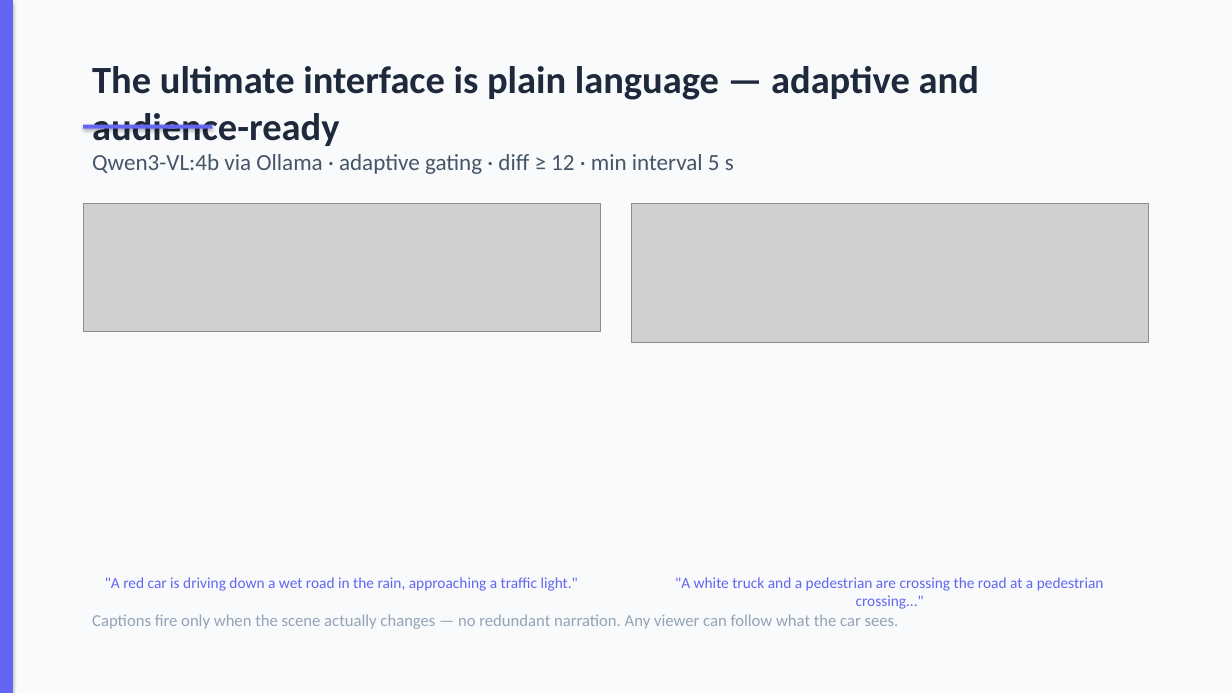
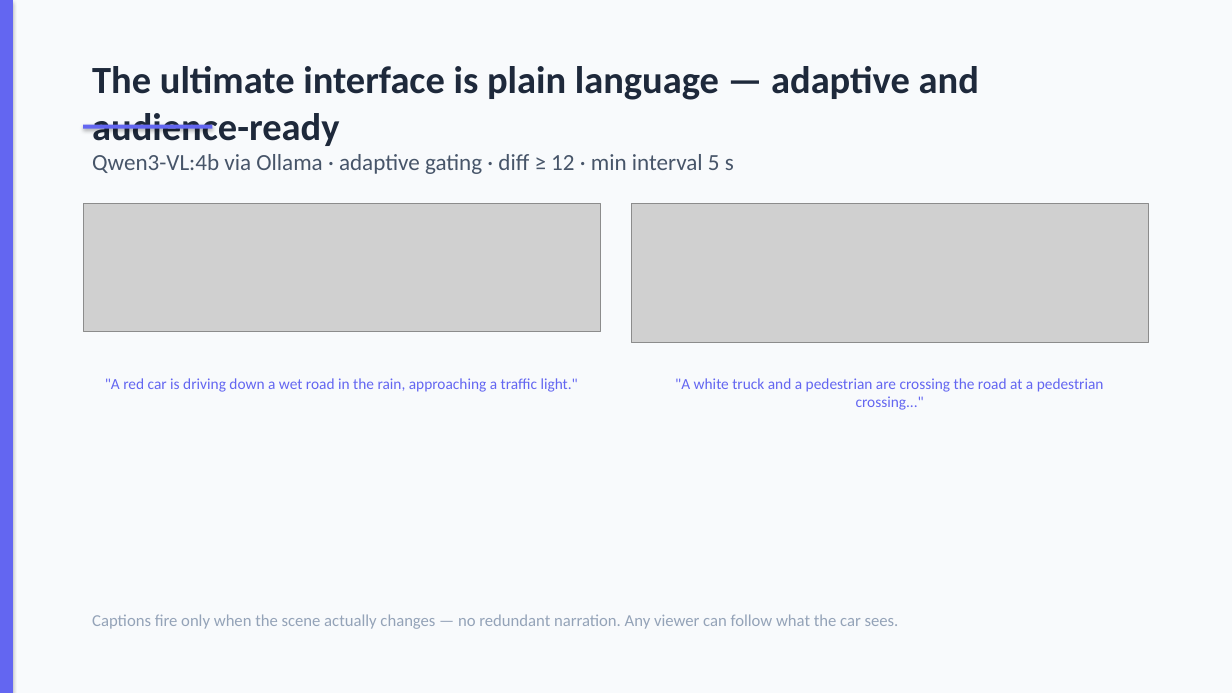
Before and after one commit to dydy2010/computer_vision_hslu_2026, a slide deck: slide 12 of Computer_Vision_Presentation.pptx. Drawn at 1232x693 pixels with LibreOffice and Linux fonts; fonts in the diff are those of the drawing; grey boxes stand for pictures. Boxes give left, top, right and bottom in pixels: in the first picture for what was removed or moved away, otherwise in the second. Text is boxed around its words. In the diff, an @@ line names an element or a change of style, - is before the commit and + after.

```diff
--- a/Computer_Vision_Presentation.pptx
+++ b/Computer_Vision_Presentation.pptx
@@ text ""A red car is driving ...": place and size @@
-text ""A red car is driving ..." at box(105, 577, 578, 591)
+text ""A red car is driving ..." at box(105, 378, 578, 392)
@@ text ""A white truck and a ...": place and size @@
-text ""A white truck and a ..." at box(675, 577, 1104, 609)
+text ""A white truck and a ..." at box(675, 378, 1104, 410)
```
Also in this commit, not shown: 3 other slides changed, 2 other files.
